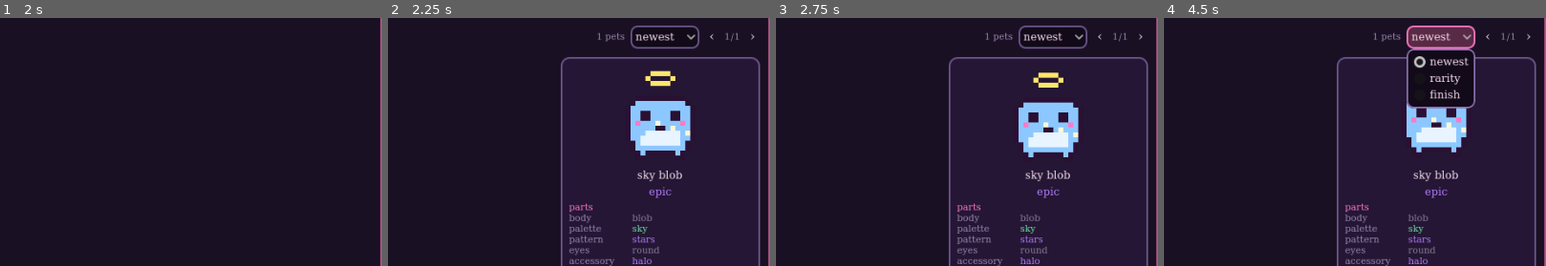
Above: before the commit, frames 1-4 (left to right).
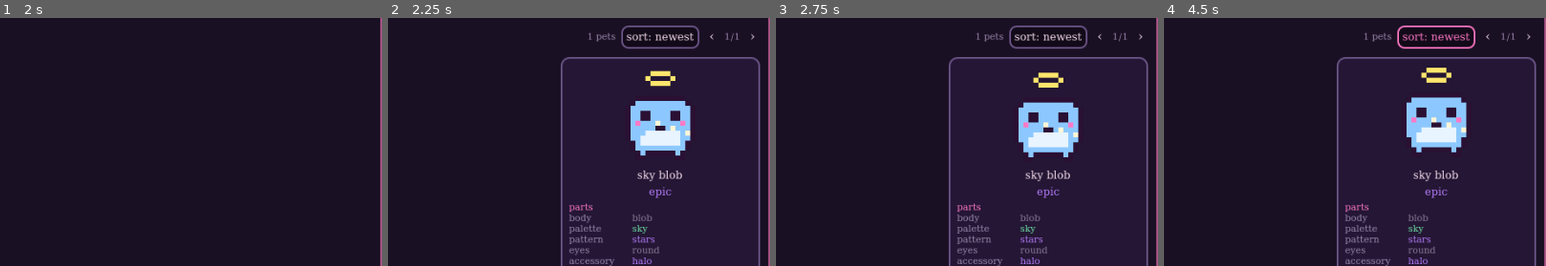
Above: after the commit, the same moments.

Repository: rephyr/desk-pet
Game: Godot game, scene res://scenes/home.tscn
Two runs of this game, one before a commit and one after it. Both use one fixed random seed, a clock stepped at 60 frames per second and the inputs below.
Inputs (mouse positions are % of the whole screen's width and height, from its top left):
- Up to frame 1 (2 s): click "▴" at 0.5 s; click "boxes" at 1.25 s
- Up to frame 2 (2.25 s): click "collection" at 2 s
- Up to frame 3 (2.75 s): no input
- Up to frame 4 (4.5 s): click (32, 5) at 2.75 s, where only the run after the commit has a clickable "sort: newest"; click (32, 5) at 3.5 s, where only the run after the commit has a clickable "sort: rarity"; click (32, 5) at 4.25 s, where only the run after the commit has a clickable "sort: finish"
The pictures show only the part of the screen within x 50-100%, y 7-57%; the shares and areas given below are measured in that part.

Frame 1 is identical in both runs. In frame 2, 0.6% of the frame differs, in the area x 52-81%, y 3-13%; in frame 3, 0.6%; in frame 4, 5.3%, in the area x 52-82%, y 3-37%.

Commit message:
sort is a cycling button, dropdown popups don't open on hyprland

Diff:
--- a/scripts/ui/collection_tab.gd
+++ b/scripts/ui/collection_tab.gd
@@ -12,7 +12,8 @@
 var _details := PetDetails.new()
 var _count := UiTheme.label("", UiTheme.MUTED, UiTheme.SMALL)
 var _page_label := UiTheme.label("", UiTheme.MUTED, UiTheme.SMALL)
-var _sort := OptionButton.new()
+var _sort: Button
+var _sort_index := 0
 var _pets_button: Button
 var _book_button: Button
 var _page := 0
@@ -34,12 +35,9 @@
 	bar.add_child(_book_button)
 	bar.add_child(UiTheme.spacer())
 	bar.add_child(_count)
-	for s in SORTS:
-		_sort.add_item(s)
-	_sort.focus_mode = FOCUS_NONE
-	_sort.item_selected.connect(func(_i):
-		_page = 0
-		_rebuild())
+	# a cycling button, not an OptionButton: its dropdown would be a separate OS popup
+	# window (embed_subwindows is off), which doesn't open properly on Hyprland
+	_sort = UiTheme.button("sort: " + SORTS[0], _next_sort)
 	bar.add_child(_sort)
 	bar.add_child(UiTheme.small_button("‹", func(): _turn(-1)))
 	bar.add_child(_page_label)
@@ -87,6 +85,13 @@
 		c.visible = not book
 
 
+func _next_sort() -> void:
+	_sort_index = (_sort_index + 1) % SORTS.size()
+	_sort.text = "sort: " + SORTS[_sort_index]
+	_page = 0
+	_rebuild()
+
+
 func _turn(step: int) -> void:
 	var pages := _page_count()
 	_page = clampi(_page + step, 0, pages - 1)
@@ -132,7 +137,7 @@
 func _sorted(pets: Array[Pet]) -> Array[Pet]:
 	var catalog := Catalog.shared()
 	var out := pets.duplicate()
-	match SORTS[_sort.selected]:
+	match SORTS[_sort_index]:
 		"newest":
 			out.reverse()
 		"rarity":
